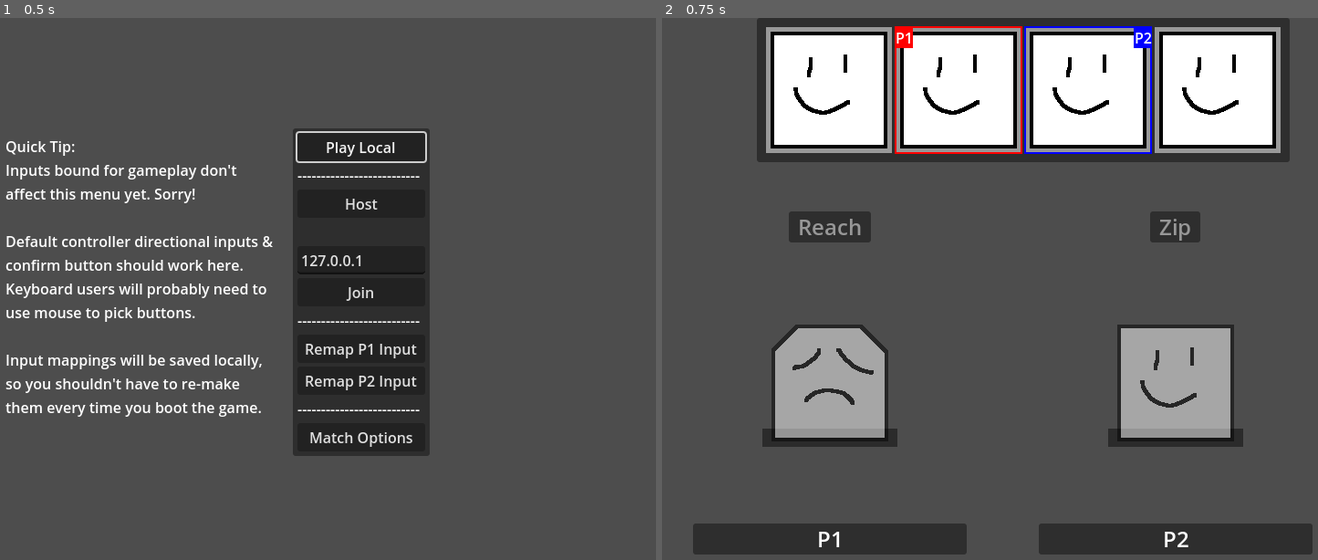
Above: before the commit, frames 1-2 (left to right).
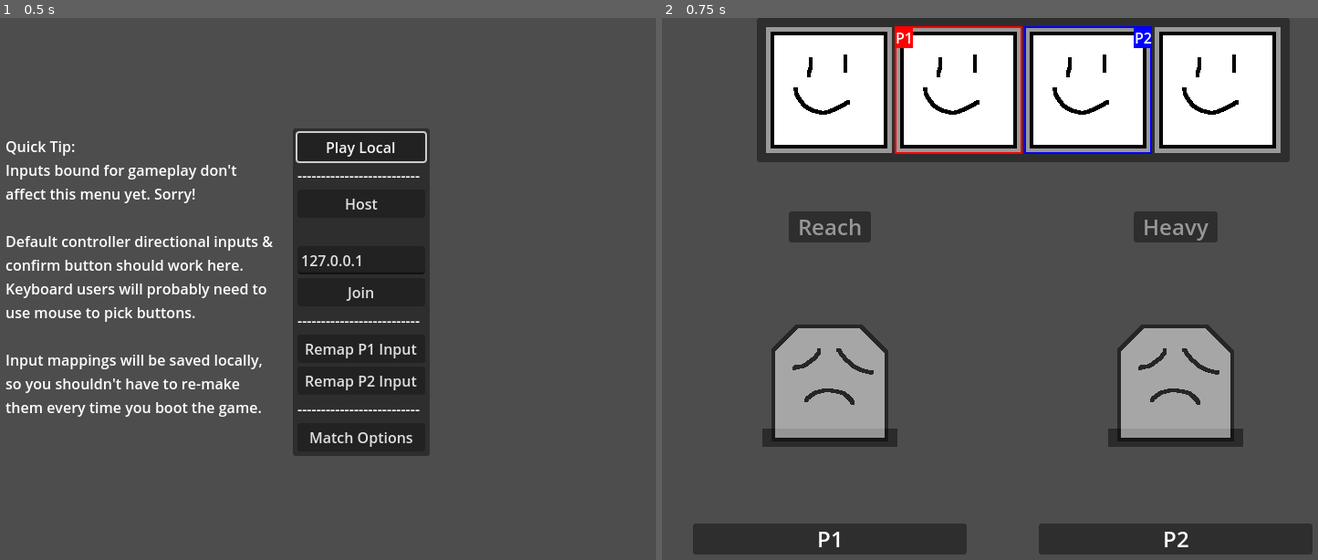
Above: after the commit, the same moments.

Repository: SamBumgardner/spellstrike
Game: Godot game, scene res://network/main.tscn
The game is run twice, just before and just after one commit, with the same random seed, the same clock (stepped at 60 frames per second) and the same inputs.
Inputs:
- Up to frame 1 (0.5 s): no input
- Up to frame 2 (0.75 s): click "Play Local" at 0.5 s

Frame 1 is identical in both runs. In frame 2, 0.9% of the frame differs, in the area x 69-88%, y 35-72%.

Commit message:
first pass at heavy character normals

Diff:
--- /dev/null
+++ b/game/assets/data/character/character_heavy.tres
@@ -0,0 +1,44 @@
+[gd_resource type="Resource" script_class="CharacterSpec" load_steps=16 format=3 uid="uid://cwypxpiy87c4"]
+
+[ext_resource type="Texture2D" uid="uid://cgrgw14ugq182" path="res://assets/art/placeholder_character_sheet_2.png" id="1_a3u5p"]
+[ext_resource type="Texture2D" uid="uid://cdy88alpe2xwf" path="res://assets/art/placeholder_defeat_portrait.tres" id="2_gd4nh"]
+[ext_resource type="Script" path="res://player/character_spec.gd" id="3_us2cm"]
+[ext_resource type="Texture2D" uid="uid://co1nmfg8ck3by" path="res://assets/art/special_icon.png" id="4_ysne1"]
+[ext_resource type="Resource" uid="uid://co8nnxi0rj0m5" path="res://assets/data/states/character/speed/IdleState.tres" id="5_747o8"]
+[ext_resource type="Resource" uid="uid://71tfhe4l4xal" path="res://assets/data/states/character/speed/WalkState.tres" id="6_u7otx"]
+[ext_resource type="Resource" uid="uid://cj5an1oo7lwp4" path="res://assets/data/states/character/heavy/state_heavy_a.tres" id="7_73lar"]
+[ext_resource type="Resource" uid="uid://bt41vhu4sen7e" path="res://assets/data/states/character/heavy/state_heavy_b.tres" id="8_airvn"]
+[ext_resource type="Resource" uid="uid://row3ymu67xph" path="res://assets/data/states/character/heavy/state_heavy_c.tres" id="9_76a2q"]
+[ext_resource type="Resource" uid="uid://cm4bgxkcu16vg" path="res://assets/data/states/character/speed/DelayedFireballCast.tres" id="10_0l1a3"]
+[ext_resource type="Resource" uid="uid://ba6nwbud5jl1u" path="res://assets/data/states/character/speed/DefensiveSpecialState.tres" id="11_lscxy"]
+[ext_resource type="Resource" uid="uid://dgxhlme3uf7jt" path="res://assets/data/states/character/speed/HurtState.tres" id="12_yj8e6"]
+[ext_resource type="Resource" uid="uid://ndjspav4naaj" path="res://assets/data/states/character/speed/DefeatedState.tres" id="13_8gw7f"]
+[ext_resource type="Resource" uid="uid://brc0an4nux82m" path="res://assets/data/states/character/speed/VictoryState.tres" id="14_k2ck3"]
+[ext_resource type="Texture2D" uid="uid://bu6wsaejco7uh" path="res://assets/art/placeholder_victory_portrait.tres" id="16_kydsy"]
+
+[resource]
+script = ExtResource("3_us2cm")
+name = "Heavy"
+victory_portrait = ExtResource("16_kydsy")
+defeat_portrait = ExtResource("2_gd4nh")
+animation_sprite = ExtResource("1_a3u5p")
+special_icon = ExtResource("4_ysne1")
+walk_speed = 3
+back_walk_speed = 2
+walk_accel = 5
+walk_drag = 1
+width = 128
+max_hp = 200
+special_uses = 5
+states = {
+0: ExtResource("5_747o8"),
+1: ExtResource("6_u7otx"),
+2: ExtResource("7_73lar"),
+3: ExtResource("8_airvn"),
+4: ExtResource("9_76a2q"),
+5: ExtResource("10_0l1a3"),
+6: ExtResource("11_lscxy"),
+8: ExtResource("12_yj8e6"),
+9: ExtResource("13_8gw7f"),
+10: ExtResource("14_k2ck3")
+}
--- /dev/null
+++ b/game/assets/data/states/character/heavy/state_heavy_a.tres
@@ -0,0 +1,81 @@
+[gd_resource type="Resource" script_class="FsmState" load_steps=16 format=3 uid="uid://cj5an1oo7lwp4"]
+
+[ext_resource type="Script" path="res://player/fsm/Phase.gd" id="1_3wxhl"]
+[ext_resource type="Script" path="res://player/fsm/FsmState.gd" id="2_8v7mm"]
+[ext_resource type="Script" path="res://player/fsm/effects/PhaseEffect.gd" id="3_f4vfl"]
+[ext_resource type="Script" path="res://player/attack/RectangleSpec.gd" id="3_naj4b"]
+[ext_resource type="Resource" uid="uid://djibdifs88cfy" path="res://assets/data/collision/hurtbox/StandardHurtbox.tres" id="4_e0515"]
+[ext_resource type="Script" path="res://player/attack/AttackData.gd" id="5_qsm4p"]
+[ext_resource type="AudioStream" uid="uid://fmfl345l8re5" path="res://assets/sound/hit_medium.wav" id="6_6eu3y"]
+[ext_resource type="Resource" uid="uid://d4i72hdti0ca3" path="res://assets/data/states/character/heavy/stop_velocity_effect.tres" id="8_6unvg"]
+
+[sub_resource type="Resource" id="Resource_x2lfu"]
+script = ExtResource("3_naj4b")
+x_offset = 48
+y_offset = 42
+width = 32
+height = 16
+
+[sub_resource type="Resource" id="Resource_nt1lg"]
+script = ExtResource("1_3wxhl")
+duration = 12
+endless = false
+player_status = 1
+hitboxes = Array[ExtResource("3_naj4b")]([])
+new_attack = false
+hurtboxes = Array[ExtResource("3_naj4b")]([ExtResource("4_e0515"), SubResource("Resource_x2lfu")])
+effects = Array[ExtResource("3_f4vfl")]([])
+
+[sub_resource type="Resource" id="Resource_f43ks"]
+script = ExtResource("5_qsm4p")
+damage = 35
+hitstun = 25
+hitstop = 15
+pushback = 25
+sound_effect = ExtResource("6_6eu3y")
+
+[sub_resource type="Resource" id="Resource_2v5h7"]
+script = ExtResource("3_naj4b")
+x_offset = 76
+y_offset = 32
+width = 32
+height = 64
+
+[sub_resource type="Resource" id="Resource_kodwj"]
+script = ExtResource("3_naj4b")
+x_offset = 76
+y_offset = 48
+width = 30
+height = 32
+
+[sub_resource type="Resource" id="Resource_35onp"]
+script = ExtResource("1_3wxhl")
+duration = 5
+endless = false
+player_status = 2
+hitboxes = Array[ExtResource("3_naj4b")]([SubResource("Resource_2v5h7")])
+new_attack = true
+attack_data = SubResource("Resource_f43ks")
+hurtboxes = Array[ExtResource("3_naj4b")]([ExtResource("4_e0515"), SubResource("Resource_kodwj")])
+effects = Array[ExtResource("3_f4vfl")]([])
+
+[sub_resource type="Resource" id="Resource_w5xm6"]
+script = ExtResource("1_3wxhl")
+duration = 5
+endless = false
+player_status = 3
+hitboxes = Array[ExtResource("3_naj4b")]([])
+new_attack = false
+hurtboxes = Array[ExtResource("3_naj4b")]([ExtResource("4_e0515"), SubResource("Resource_kodwj")])
+effects = Array[ExtResource("3_f4vfl")]([])
+
+[resource]
+script = ExtResource("2_8v7mm")
+stateId = 2
+expirationStateId = 0
+phases = Array[ExtResource("1_3wxhl")]([SubResource("Resource_nt1lg"), SubResource("Resource_35onp"), SubResource("Resource_w5xm6")])
+transition_in_effects = Array[ExtResource("3_f4vfl")]([ExtResource("8_6unvg")])
+transition_out_effects = Array[ExtResource("3_f4vfl")]([])
+animation_key = "heavy/a"
+button_buffer_lookback = 8
+consumes_button_buffer = true
--- /dev/null
+++ b/game/assets/data/states/character/heavy/state_heavy_b.tres
@@ -0,0 +1,101 @@
+[gd_resource type="Resource" script_class="FsmState" load_steps=20 format=3 uid="uid://bt41vhu4sen7e"]
+
+[ext_resource type="Script" path="res://player/fsm/Phase.gd" id="1_a3arw"]
+[ext_resource type="Script" path="res://player/fsm/FsmState.gd" id="2_pkn1n"]
+[ext_resource type="Script" path="res://player/fsm/effects/EffectCondition.gd" id="3_5ntcx"]
+[ext_resource type="Script" path="res://player/fsm/effects/PhaseEffect.gd" id="3_o3oy6"]
+[ext_resource type="AudioStream" uid="uid://fexx1vv7iifg" path="res://assets/sound/startup_medium.wav" id="4_vemap"]
+[ext_resource type="Script" path="res://player/attack/RectangleSpec.gd" id="5_nvpq0"]
+[ext_resource type="Script" path="res://player/attack/AttackData.gd" id="6_rku2u"]
+[ext_resource type="AudioStream" uid="uid://fmfl345l8re5" path="res://assets/sound/hit_medium.wav" id="7_h472u"]
+[ext_resource type="Resource" uid="uid://djibdifs88cfy" path="res://assets/data/collision/hurtbox/StandardHurtbox.tres" id="8_iwgs5"]
+[ext_resource type="Resource" uid="uid://d4i72hdti0ca3" path="res://assets/data/states/character/heavy/stop_velocity_effect.tres" id="10_kg4jq"]
+
+[sub_resource type="Resource" id="Resource_nc871"]
+script = ExtResource("3_o3oy6")
+typeId = 9
+once_at_start = true
+conditions = Array[ExtResource("3_5ntcx")]([])
+params = [ExtResource("4_vemap")]
+
+[sub_resource type="Resource" id="Resource_7iuxu"]
+script = ExtResource("5_nvpq0")
+x_offset = -12
+y_offset = 0
+width = 104
+height = 128
+
+[sub_resource type="Resource" id="Resource_xu165"]
+script = ExtResource("1_a3arw")
+duration = 18
+endless = false
+player_status = 1
+hitboxes = Array[ExtResource("5_nvpq0")]([])
+new_attack = false
+hurtboxes = Array[ExtResource("5_nvpq0")]([SubResource("Resource_7iuxu")])
+effects = Array[ExtResource("3_o3oy6")]([SubResource("Resource_nc871")])
+
+[sub_resource type="Resource" id="Resource_3fuw6"]
+script = ExtResource("6_rku2u")
+damage = 50
+hitstun = 19
+hitstop = 25
+pushback = 30
+sound_effect = ExtResource("7_h472u")
+
+[sub_resource type="Resource" id="Resource_h6wvl"]
+script = ExtResource("5_nvpq0")
+x_offset = 104
+y_offset = 0
+width = 24
+height = 24
+
+[sub_resource type="Resource" id="Resource_2egce"]
+script = ExtResource("1_a3arw")
+duration = 1
+endless = false
+player_status = 2
+hitboxes = Array[ExtResource("5_nvpq0")]([SubResource("Resource_h6wvl")])
+new_attack = true
+attack_data = SubResource("Resource_3fuw6")
+hurtboxes = Array[ExtResource("5_nvpq0")]([ExtResource("8_iwgs5")])
+effects = Array[ExtResource("3_o3oy6")]([])
+
+[sub_resource type="Resource" id="Resource_4a388"]
+script = ExtResource("5_nvpq0")
+x_offset = 101
+y_offset = 0
+width = 22
+height = 22
+
+[sub_resource type="Resource" id="Resource_mmt6u"]
+script = ExtResource("1_a3arw")
+duration = 2
+endless = false
+player_status = 2
+hitboxes = Array[ExtResource("5_nvpq0")]([SubResource("Resource_h6wvl")])
+new_attack = false
+attack_data = SubResource("Resource_3fuw6")
+hurtboxes = Array[ExtResource("5_nvpq0")]([ExtResource("8_iwgs5"), SubResource("Resource_4a388")])
+effects = Array[ExtResource("3_o3oy6")]([])
+
+[sub_resource type="Resource" id="Resource_gvxj5"]
+script = ExtResource("1_a3arw")
+duration = 12
+endless = false
+player_status = 3
+hitboxes = Array[ExtResource("5_nvpq0")]([])
+new_attack = false
+hurtboxes = Array[ExtResource("5_nvpq0")]([ExtResource("8_iwgs5")])
+effects = Array[ExtResource("3_o3oy6")]([])
+
+[resource]
+script = ExtResource("2_pkn1n")
+stateId = 3
+expirationStateId = 0
+phases = Array[ExtResource("1_a3arw")]([SubResource("Resource_xu165"), SubResource("Resource_2egce"), SubResource("Resource_mmt6u"), SubResource("Resource_gvxj5")])
+transition_in_effects = Array[ExtResource("3_o3oy6")]([ExtResource("10_kg4jq")])
+transition_out_effects = Array[ExtResource("3_o3oy6")]([])
+animation_key = "heavy/b"
+button_buffer_lookback = 8
+consumes_button_buffer = true
--- /dev/null
+++ b/game/assets/data/states/character/heavy/state_heavy_c.tres
@@ -0,0 +1,118 @@
+[gd_resource type="Resource" script_class="FsmState" load_steps=22 format=3 uid="uid://row3ymu67xph"]
+
+[ext_resource type="Script" path="res://player/fsm/Phase.gd" id="1_ok5n4"]
+[ext_resource type="Script" path="res://player/fsm/FsmState.gd" id="2_xymn5"]
+[ext_resource type="Script" path="res://player/fsm/effects/PhaseEffect.gd" id="3_28ljr"]
+[ext_resource type="Script" path="res://player/fsm/effects/EffectCondition.gd" id="3_y8tog"]
+[ext_resource type="AudioStream" uid="uid://8kcsq3alq1j" path="res://assets/sound/charge.wav" id="4_l74rr"]
+[ext_resource type="Script" path="res://player/attack/RectangleSpec.gd" id="5_kilve"]
+[ext_resource type="Resource" uid="uid://djibdifs88cfy" path="res://assets/data/collision/hurtbox/StandardHurtbox.tres" id="6_kltxf"]
+[ext_resource type="Script" path="res://player/attack/AttackData.gd" id="7_opcto"]
+[ext_resource type="AudioStream" uid="uid://bsxeprql80qws" path="res://assets/sound/hit_heavy.wav" id="8_fu6y4"]
+[ext_resource type="Resource" uid="uid://d4i72hdti0ca3" path="res://assets/data/states/character/heavy/stop_velocity_effect.tres" id="10_bwjbk"]
+
+[sub_resource type="Resource" id="Resource_y0mvb"]
+script = ExtResource("3_28ljr")
+typeId = 9
+once_at_start = true
+conditions = Array[ExtResource("3_y8tog")]([])
+params = [ExtResource("4_l74rr")]
+
+[sub_resource type="Resource" id="Resource_rb0fo"]
+script = ExtResource("5_kilve")
+x_offset = -64
+y_offset = -64
+width = 48
+height = 48
+
+[sub_resource type="Resource" id="Resource_ywfc7"]
+script = ExtResource("1_ok5n4")
+duration = 30
+endless = false
+player_status = 1
+hitboxes = Array[ExtResource("5_kilve")]([])
+new_attack = false
+hurtboxes = Array[ExtResource("5_kilve")]([ExtResource("6_kltxf"), SubResource("Resource_rb0fo")])
+effects = Array[ExtResource("3_28ljr")]([SubResource("Resource_y0mvb")])
+
+[sub_resource type="Resource" id="Resource_2w7dq"]
+script = ExtResource("7_opcto")
+damage = 70
+hitstun = 30
+hitstop = 25
+pushback = 55
+sound_effect = ExtResource("8_fu6y4")
+
+[sub_resource type="Resource" id="Resource_7w2el"]
+script = ExtResource("5_kilve")
+x_offset = 192
+y_offset = -24
+width = 128
+height = 176
+
+[sub_resource type="Resource" id="Resource_80kns"]
+script = ExtResource("5_kilve")
+x_offset = 256
+y_offset = 0
+width = 128
+height = 128
+
+[sub_resource type="Resource" id="Resource_8uu3k"]
+script = ExtResource("1_ok5n4")
+duration = 5
+endless = false
+player_status = 0
+hitboxes = Array[ExtResource("5_kilve")]([SubResource("Resource_7w2el"), SubResource("Resource_80kns")])
+new_attack = true
+attack_data = SubResource("Resource_2w7dq")
+hurtboxes = Array[ExtResource("5_kilve")]([ExtResource("6_kltxf")])
+effects = Array[ExtResource("3_28ljr")]([])
+
+[sub_resource type="Resource" id="Resource_ytesu"]
+script = ExtResource("5_kilve")
+x_offset = 192
+y_offset = 0
+width = 96
+height = 50
+
+[sub_resource type="Resource" id="Resource_oqwn3"]
+script = ExtResource("1_ok5n4")
+duration = 5
+endless = false
+player_status = 2
+hitboxes = Array[ExtResource("5_kilve")]([SubResource("Resource_7w2el"), SubResource("Resource_80kns")])
+new_attack = false
+attack_data = SubResource("Resource_2w7dq")
+hurtboxes = Array[ExtResource("5_kilve")]([ExtResource("6_kltxf"), SubResource("Resource_ytesu")])
+effects = Array[ExtResource("3_28ljr")]([])
+
+[sub_resource type="Resource" id="Resource_mkhq2"]
+script = ExtResource("1_ok5n4")
+duration = 10
+endless = false
+player_status = 3
+hitboxes = Array[ExtResource("5_kilve")]([])
+new_attack = false
+hurtboxes = Array[ExtResource("5_kilve")]([ExtResource("6_kltxf"), SubResource("Resource_ytesu")])
+effects = Array[ExtResource("3_28ljr")]([])
+
+[sub_resource type="Resource" id="Resource_qgopf"]
+script = ExtResource("1_ok5n4")
+duration = 18
+endless = false
+player_status = 3
+hitboxes = Array[ExtResource("5_kilve")]([])
+new_attack = false
+hurtboxes = Array[ExtResource("5_kilve")]([ExtResource("6_kltxf"), SubResource("Resource_ytesu")])
+effects = Array[ExtResource("3_28ljr")]([])
+
+[resource]
+script = ExtResource("2_xymn5")
+stateId = 4
+expirationStateId = 0
+phases = Array[ExtResource("1_ok5n4")]([SubResource("Resource_ywfc7"), SubResource("Resource_8uu3k"), SubResource("Resource_oqwn3"), SubResource("Resource_mkhq2"), SubResource("Resource_qgopf")])
+transition_in_effects = Array[ExtResource("3_28ljr")]([ExtResource("10_bwjbk")])
+transition_out_effects = Array[ExtResource("3_28ljr")]([])
+animation_key = "heavy/c"
+button_buffer_lookback = 8
+consumes_button_buffer = true
--- /dev/null
+++ b/game/assets/data/states/character/heavy/state_heavy_s_cancel.tres
@@ -0,0 +1,16 @@
+[gd_resource type="Resource" script_class="FsmState" load_steps=4 format=3 uid="uid://d3dct0u2ir4s2"]
+
+[ext_resource type="Script" path="res://player/fsm/Phase.gd" id="1_ual2j"]
+[ext_resource type="Script" path="res://player/fsm/FsmState.gd" id="2_h3iw6"]
+[ext_resource type="Script" path="res://player/fsm/effects/PhaseEffect.gd" id="3_d541n"]
+
+[resource]
+script = ExtResource("2_h3iw6")
+stateId = 0
+expirationStateId = 0
+phases = Array[ExtResource("1_ual2j")]([])
+transition_in_effects = Array[ExtResource("3_d541n")]([])
+transition_out_effects = Array[ExtResource("3_d541n")]([])
+animation_key = "heavy/s_cancel"
+button_buffer_lookback = 8
+consumes_button_buffer = true
--- /dev/null
+++ b/game/assets/data/states/character/heavy/state_heavy_s_neutral.tres
@@ -0,0 +1,16 @@
+[gd_resource type="Resource" script_class="FsmState" load_steps=4 format=3 uid="uid://h60vfw16ynlx"]
+
+[ext_resource type="Script" path="res://player/fsm/Phase.gd" id="1_74asq"]
+[ext_resource type="Script" path="res://player/fsm/FsmState.gd" id="2_omfpo"]
+[ext_resource type="Script" path="res://player/fsm/effects/PhaseEffect.gd" id="3_3iygm"]
+
+[resource]
+script = ExtResource("2_omfpo")
+stateId = 0
+expirationStateId = 0
+phases = Array[ExtResource("1_74asq")]([])
+transition_in_effects = Array[ExtResource("3_3iygm")]([])
+transition_out_effects = Array[ExtResource("3_3iygm")]([])
+animation_key = "heavy/s_neutral"
+button_buffer_lookback = 8
+consumes_button_buffer = true
--- /dev/null
+++ b/game/assets/data/states/character/heavy/stop_velocity_effect.tres
@@ -0,0 +1,11 @@
+[gd_resource type="Resource" script_class="PhaseEffect" load_steps=3 format=3 uid="uid://d4i72hdti0ca3"]
+
+[ext_resource type="Script" path="res://player/fsm/effects/EffectCondition.gd" id="1_c0fsf"]
+[ext_resource type="Script" path="res://player/fsm/effects/PhaseEffect.gd" id="2_4vwm2"]
+
+[resource]
+script = ExtResource("2_4vwm2")
+typeId = 5
+once_at_start = true
+conditions = Array[ExtResource("1_c0fsf")]([])
+params = [0]
--- a/game/player/Player.tscn
+++ b/game/player/Player.tscn
@@ -171,6 +171,60 @@
 "walk": SubResource("Animation_btqih")
 }
 
+[sub_resource type="Animation" id="Animation_bvidl"]
+length = 0.366668
+step = 0.0166667
+tracks/0/type = "value"
+tracks/0/imported = false
+tracks/0/enabled = true
+tracks/0/path = NodePath("Sprite2D:frame")
+tracks/0/interp = 1
+tracks/0/loop_wrap = true
+tracks/0/keys = {
+"times": PackedFloat32Array(0, 0.183333, 0.2, 0.266667, 0.283333, 0.35),
+"transitions": PackedFloat32Array(1, 1, 1, 1, 1, 1),
+"update": 1,
+"values": [4, 4, 5, 5, 6, 6]
+}
+
+[sub_resource type="Animation" id="Animation_wd5os"]
+length = 1.1
+tracks/0/type = "value"
+tracks/0/imported = false
+tracks/0/enabled = true
+tracks/0/path = NodePath("Sprite2D:frame")
+tracks/0/interp = 1
+tracks/0/loop_wrap = true
+tracks/0/keys = {
+"times": PackedFloat32Array(0, 0.566667, 0.6, 0.666667, 0.7, 1.06667),
+"transitions": PackedFloat32Array(1, 1, 1, 1, 1, 1),
+"update": 1,
+"values": [4, 4, 5, 5, 6, 6]
+}
+
+[sub_resource type="Animation" id="Animation_emdy2"]
+length = 1.13334
+step = 0.0166667
+tracks/0/type = "value"
+tracks/0/imported = false
+tracks/0/enabled = true
+tracks/0/path = NodePath("Sprite2D:frame")
+tracks/0/interp = 1
+tracks/0/loop_wrap = true
+tracks/0/keys = {
+"times": PackedFloat32Array(0, 0.483333, 0.5, 0.65, 0.666667, 1.11667),
+"transitions": PackedFloat32Array(1, 1, 1, 1, 1, 1),
+"update": 1,
+"values": [4, 4, 5, 5, 6, 6]
+}
+
+[sub_resource type="AnimationLibrary" id="AnimationLibrary_58e2l"]
+_data = {
+"a": SubResource("Animation_bvidl"),
+"b": SubResource("Animation_wd5os"),
+"c": SubResource("Animation_emdy2")
+}
+
 [sub_resource type="RectangleShape2D" id="RectangleShape2D_nfot4"]
 size = Vector2(48, 128)
 
@@ -210,7 +264,8 @@
 
 [node name="Animation" type="AnimationPlayer" parent="."]
 libraries = {
-"": SubResource("AnimationLibrary_2kyqy")
+"": SubResource("AnimationLibrary_2kyqy"),
+"heavy": SubResource("AnimationLibrary_58e2l")
 }
 autoplay = "idle"
 playback_auto_capture = false
--- a/game/ui/menu/character_select/character_options.gd
+++ b/game/ui/menu/character_select/character_options.gd
@@ -9,7 +9,7 @@
 var character_specifications: Array[CharacterSpec] = [
     load("res://assets/data/character/character_speed.tres"),
     load("res://assets/data/character/character_reach.tres"),
-    load("res://assets/data/character/character_speed.tres"),
+    load("res://assets/data/character/character_heavy.tres"),
     load("res://assets/data/character/character_reach.tres"),
 ]
 
Not shown: 1 places in game/player/Player.tscn that only renumber resources
